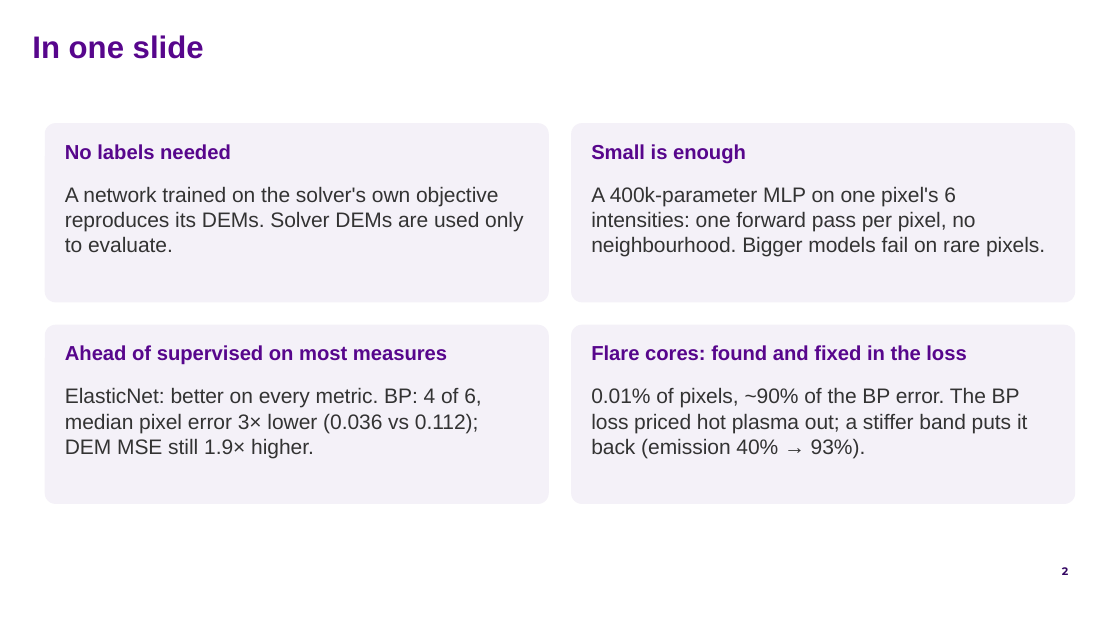
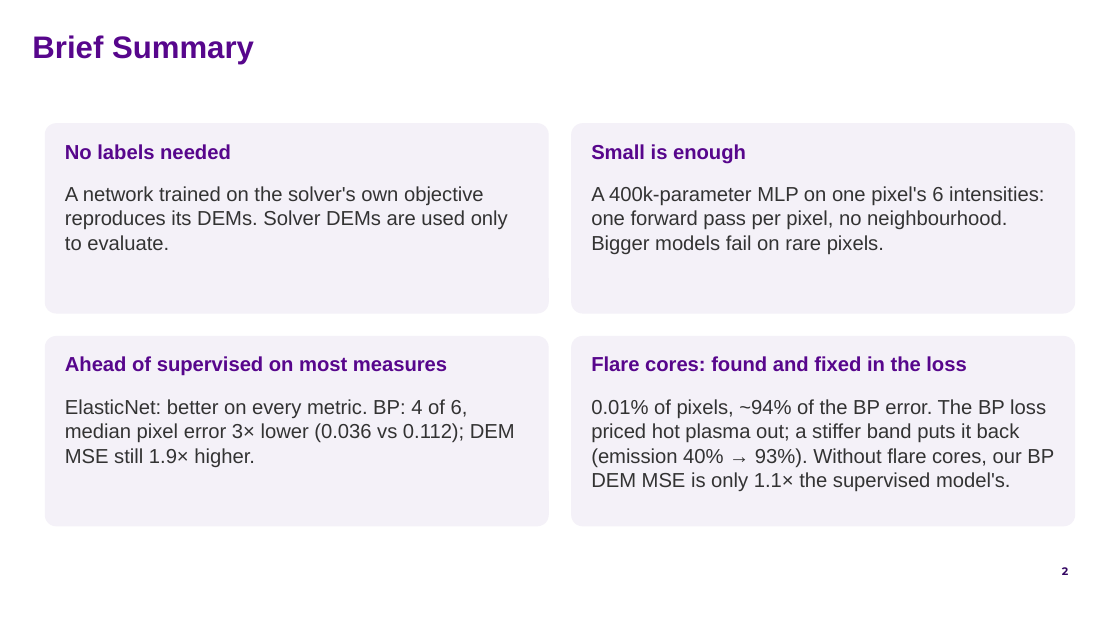
Before and after one commit to FruitPnchSamuraiG/solar-dem-inversion, a slide deck: slide 2 of slides/DEM_deck_v2.pptx. Drawn at 1120x630 pixels with LibreOffice and Linux fonts; fonts in the diff are those of the drawing; background and template pictures are left out. Boxes give left, top, right and bottom in pixels: in the first picture for what was removed or moved away, otherwise in the second. Text is boxed around its words. In the diff, an @@ line names an element or a change of style, - is before the commit and + after.

```diff
--- a/slides/DEM_deck_v2.pptx
+++ b/slides/DEM_deck_v2.pptx
@@ text at box(32, 35, 254, 64): text changed @@
-In one slide
+Brief Summary
@@ rounded rectangle: place and size @@
-rounded rectangle at box(45, 123, 549, 302)
+rounded rectangle at box(45, 123, 549, 314)
@@ rounded rectangle: place and size @@
-rounded rectangle at box(571, 123, 1075, 302)
+rounded rectangle at box(571, 123, 1075, 314)
@@ rounded rectangle: place and size @@
-rounded rectangle at box(45, 325, 549, 504)
+rounded rectangle at box(45, 336, 549, 526)
@@ text "Ahead of supervised on most ...": place and size @@
-text "Ahead of supervised on most ..." at box(65, 345, 447, 365)
+text "Ahead of supervised on most ..." at box(65, 356, 447, 376)
@@ rounded rectangle: place and size @@
-rounded rectangle at box(571, 325, 1075, 504)
+rounded rectangle at box(571, 336, 1075, 526)
@@ text "Flare cores: found and fixed ...": place and size @@
-text "Flare cores: found and fixed ..." at box(591, 345, 966, 361)
+text "Flare cores: found and fixed ..." at box(591, 356, 966, 372)
@@ size 13.5 to 13 pt in 3 elements at box(65, 186, 508, 250), box(591, 186, 1044, 254), box(65, 399, 515, 467) @@
@@ text "ElasticNet: better on every metric. ...": place and size @@
-text "ElasticNet: better on every metric. ..." at box(65, 387, 481, 458)
+text "ElasticNet: better on every metric. ..." at box(65, 399, 515, 467)
@@ text at box(591, 399, 1054, 492): text changed; size 13.5 to 13 pt @@
-0.01% of pixels, ~90% of the BP error. The BP loss priced hot plasma out; a stiffer band puts it back (emission 40% → 93%).
+0.01% of pixels, ~94% of the BP error. The BP loss priced hot plasma out; a stiffer band puts it back (emission 40% → 93%). Without flare cores, our BP DEM MSE is only 1.1× the supervised model's.
```
Also in this commit, not shown: 9 other slides changed, 6 other files.
